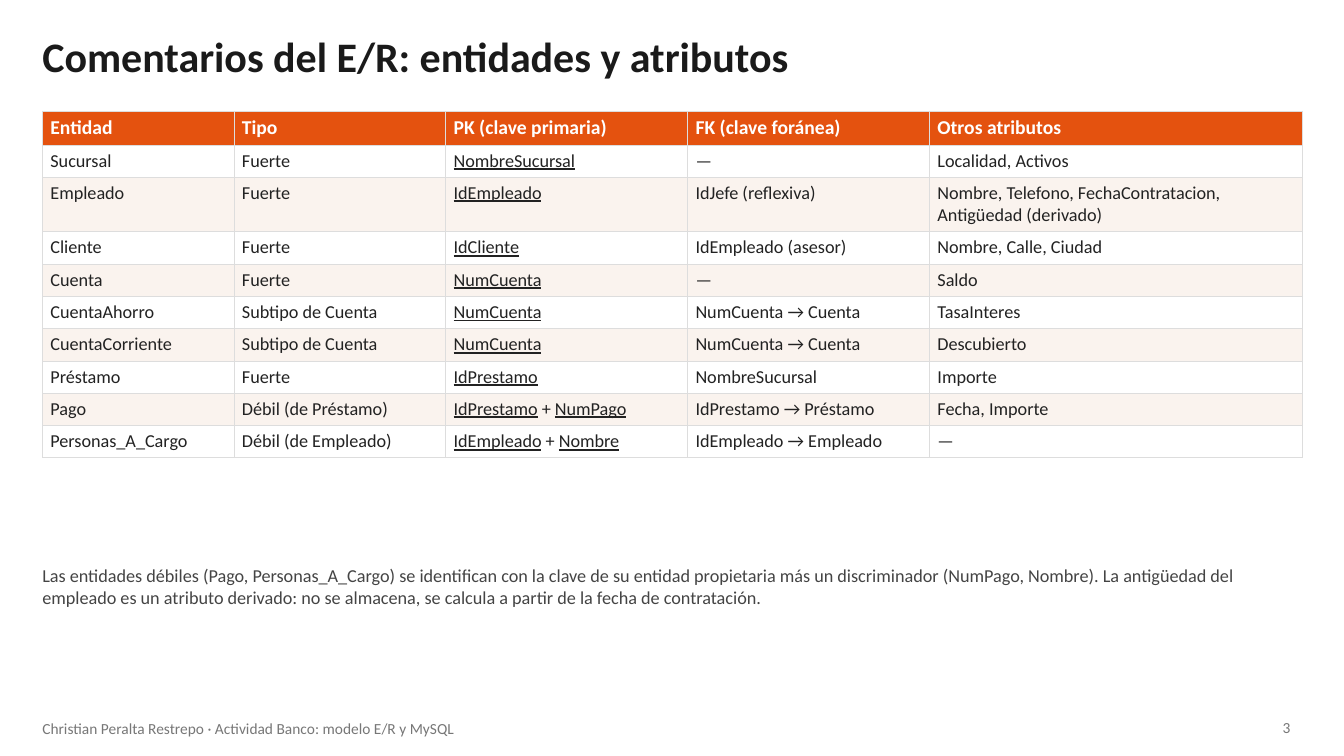
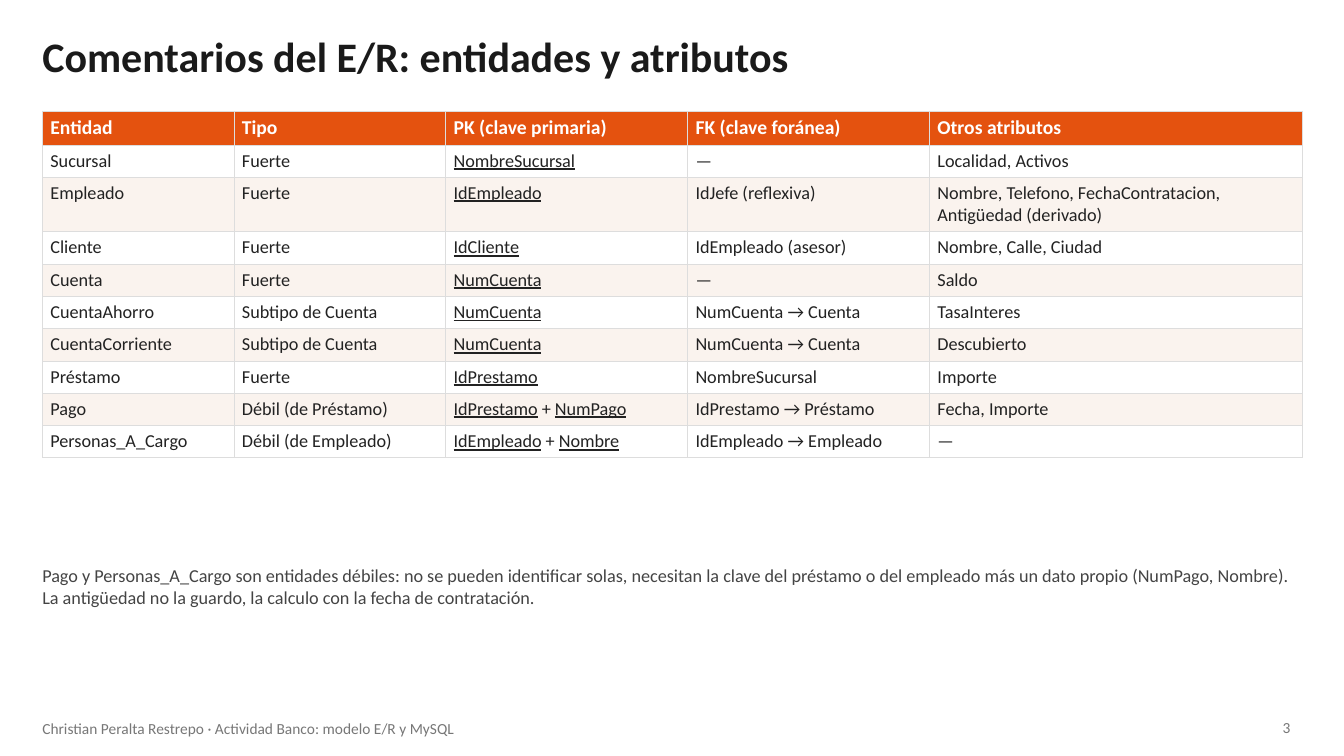
Before and after one commit to christiansan141/CuerpoTeo, a slide deck: slide 3 of Actividad_Banco_ChristianPeralta.pptx. Drawn at 1344x756 pixels with LibreOffice and Linux fonts; fonts in the diff are those of the drawing. Boxes give left, top, right and bottom in pixels: in the first picture for what was removed or moved away, otherwise in the second. Text is boxed around its words. In the diff, an @@ line names an element or a change of style, - is before the commit and + after.

```diff
--- a/Actividad_Banco_ChristianPeralta.pptx
+++ b/Actividad_Banco_ChristianPeralta.pptx
@@ text at [42,569,1289,607]: text changed @@
-Las entidades débiles (Pago, Personas_A_Cargo) se identifican con la clave de su entidad propietaria más un discriminador (NumPago, Nombre). La antigüedad del empleado es un atributo derivado: no se almacena, se calcula a partir de la fecha de contratación.
+Pago y Personas_A_Cargo son entidades débiles: no se pueden identificar solas, necesitan la clave del préstamo o del empleado más un dato propio (NumPago, Nombre). La antigüedad no la guardo, la calculo con la fecha de contratación.
```
Also in this commit, not shown: 11 other slides changed, 1 other file.
